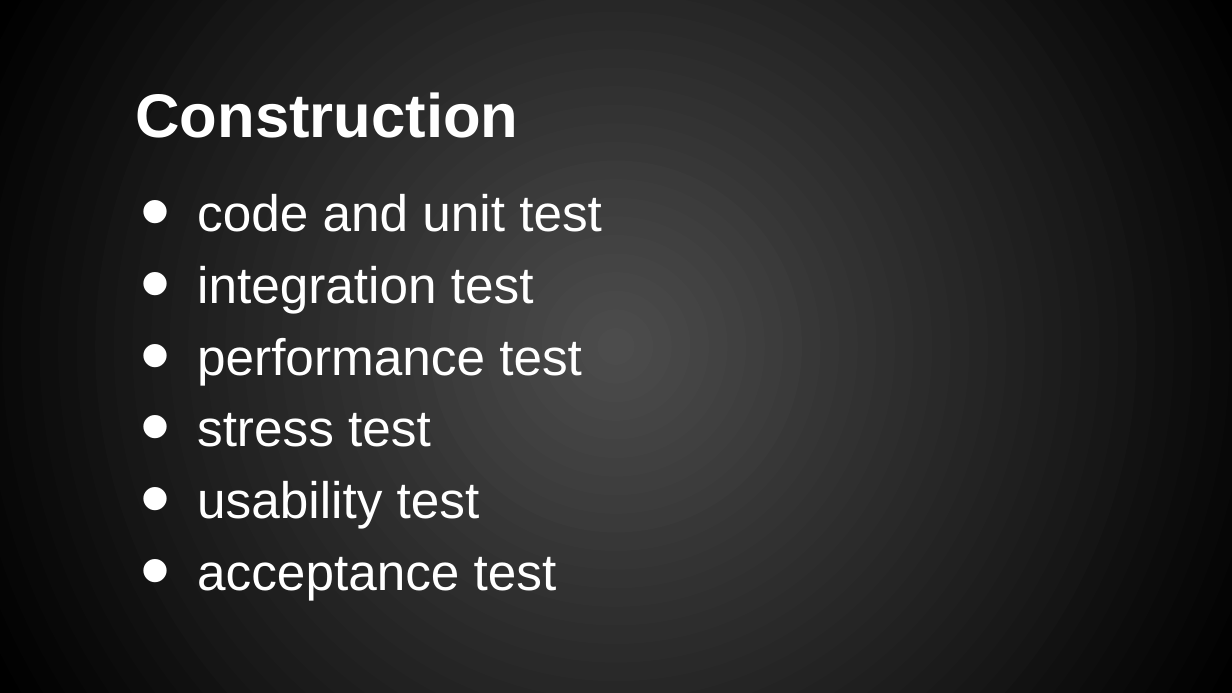
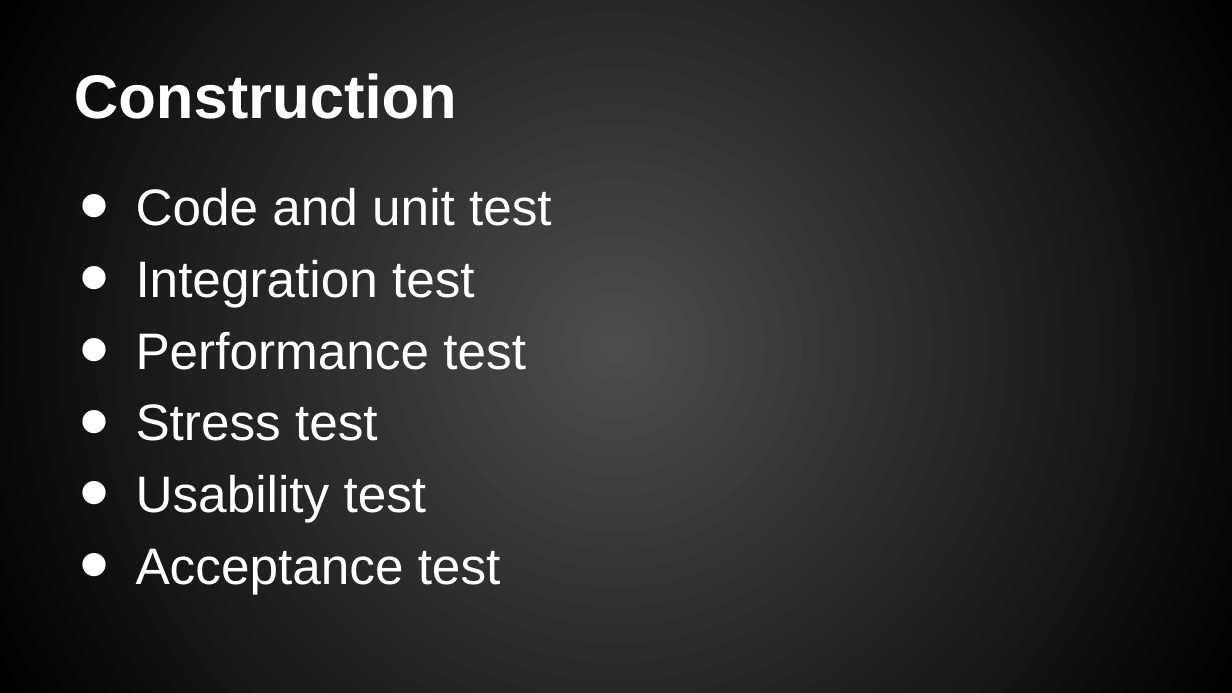
Before and after one commit to chriskdon/chinese-checkers, a slide deck: slide 18 of project-management/Presentations/Chinese Checkers - Iteration #1.pptx. Drawn at 1232x693 pixels with LibreOffice and Linux fonts; fonts in the diff are those of the drawing; background and template pictures are left out. Boxes give left, top, right and bottom in pixels: in the first picture for what was removed or moved away, otherwise in the second. Text is boxed around its words. In the diff, an @@ line names an element or a change of style, - is before the commit and + after.

Commit message:
the pptx had a messed up slide. I recreated to see if it fixed it.

```diff
--- a/project-management/Presentations/Chinese Checkers - Iteration #1.pptx
+++ b/project-management/Presentations/Chinese Checkers - Iteration #1.pptx
@@ title "Construction" at box(74, 73, 457, 119): indent changed @@
@@ text at box(136, 187, 552, 594): text changed @@
-• code and unit test
-• integration test
-• performance test
-• stress test
-• usability test
-• acceptance test
+• Code and unit test
+• Integration test
+• Performance test
+• Stress test
+• Usability test
+• Acceptance test
```
Also in this commit, not shown: 1 other file.
